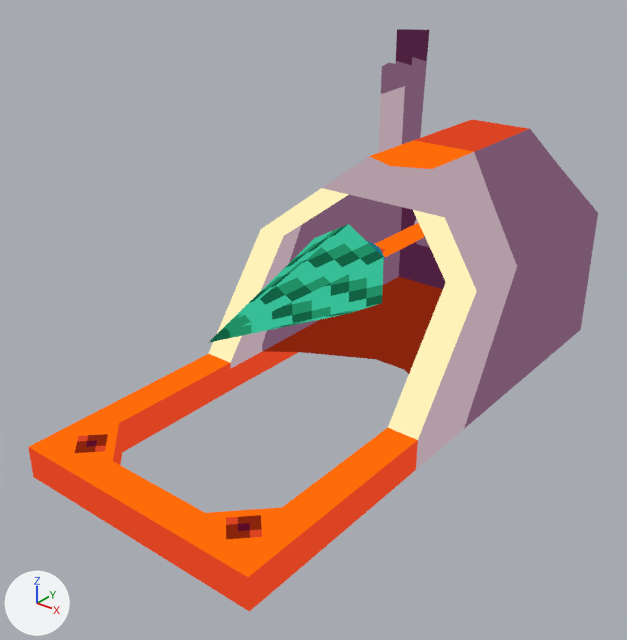
Two versions of the glTF model build/assets/models/drill_mk1.glb, one commit apart.
Before and after are seen from a camera (50 mm lens) standing at (2.85, -4.1, 2.85) and looking at (-0.04, -0.49, 0.62). Lighting does not change. The marker at lower left points along +X, +Y and +Z. Where no turn or scale is listed for an object, it has been applied to the vertices.

Names of what the first picture shows: 'casing', 'chimney1', 'chimney2', 'connector', 'drill bit', 'drill support', 'shaft 2'.
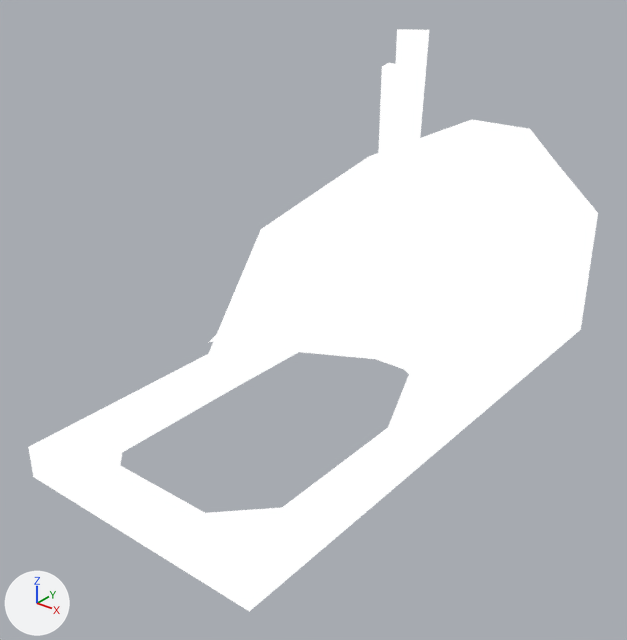
What changed in the scene script:
```text
Change mat_material:
    remove n5 = _N.new('ShaderNodeTexImage'); n5.name = 'Image Texture'
    remove n5.image = img_texture
    remove n5.interpolation = 'Closest'
    add n6 = _N.new('ShaderNodeMixShader'); n6.name = 'Mix Shader.001'
    add n6.inputs[0].default_value = 1.0  # 'Factor'
    where n3 = _N.new('ShaderNodeMixShader'); n3.name = 'Mix Shader'
    where n4 = _N.new('ShaderNodeOutputMaterial'); n4.name = 'Material Output'
    where n0 = _N.new('ShaderNodeEmission'); n0.name = 'Emission'
    where n2 = _N.new('ShaderNodeBsdfTransparent'); n2.name = 'Transparent BSDF'
    remove _L.new(n3.outputs[0], n4.inputs[0])  # 'Shader' to 'Surface'
    remove _L.new(n5.outputs[0], n0.inputs[0])  # 'Color' to 'Color'
    add _L.new(n2.outputs[0], n6.inputs[1])  # 'BSDF' to 'Shader'
    add _L.new(n3.outputs[0], n6.inputs[2])  # 'Shader' to 'Shader'
    add _L.new(n6.outputs[0], n4.inputs[0])  # 'Shader' to 'Surface'
```

Changed parts and their boxes [x1, y1, x2, y2] in the pictures (627 x 640 px):
'casing', surface changed
    both: [28, 119, 598, 612]
'drill bit', surface changed (green to white)
    both: [208, 224, 384, 343]
'chimney1', surface changed (purple to white)
    both: [396, 29, 429, 144]
'chimney2', surface changed
    both: [378, 63, 406, 153]
'shaft 2', surface changed (orange to white)
    both: [375, 223, 424, 257]
'connector', surface changed
    both: [414, 218, 429, 247]
'drill support', surface changed
    both: [367, 241, 385, 260]
